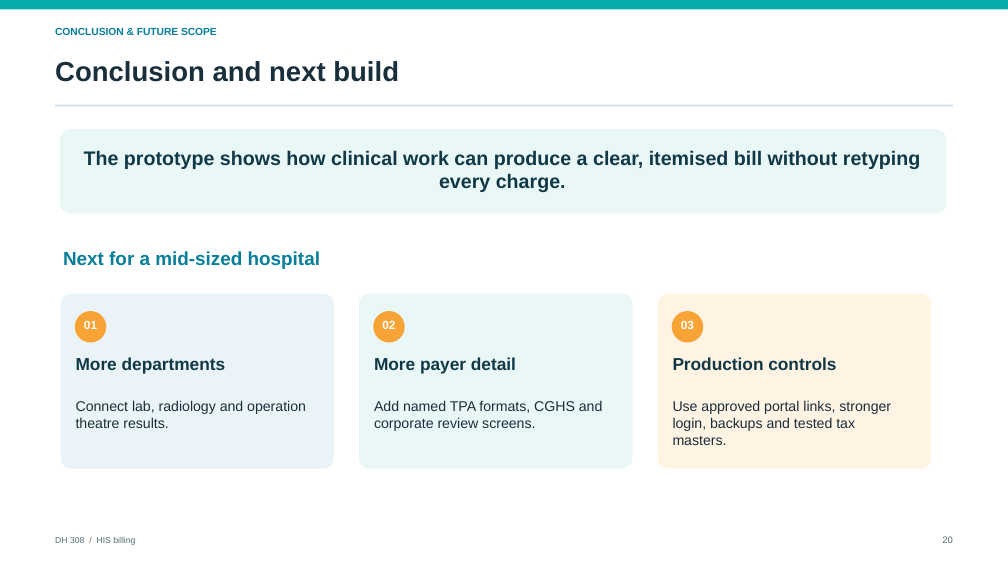
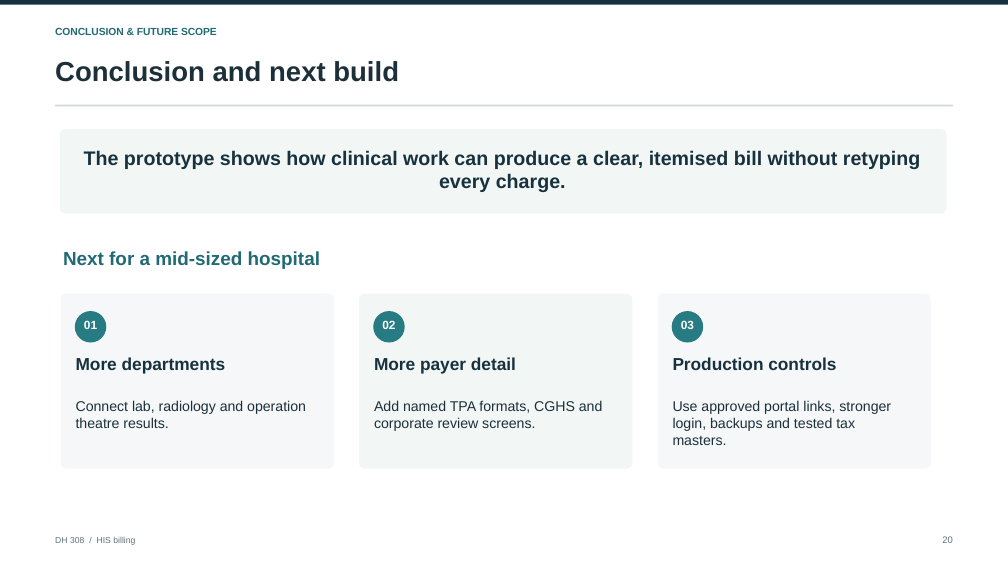
Before and after one commit to Osama-Bin-Lagging/tiveri-billing, a slide deck: slide 20 of presentation/DH308_HIS_Billing_Final.pptx. Drawn at 1008x567 pixels with LibreOffice and Linux fonts; fonts in the diff are those of the drawing. Boxes give left, top, right and bottom in pixels: in the first picture for what was removed or moved away, otherwise in the second. Text is boxed around its words. In the diff, an @@ line names an element or a change of style, - is before the commit and + after.

Commit message:
Refine final presentation design

```diff
--- a/presentation/DH308_HIS_Billing_Final.pptx
+++ b/presentation/DH308_HIS_Billing_Final.pptx
@@ rectangle: place and size @@
-rectangle at [0, 0, 1008, 9]
+rectangle at [0, 0, 1008, 5]
@@ rectangle at [0, 0, 1008, 5]: fill #05ACA9 to #17323E @@
@@ text "CONCLUSION & FUTURE SCOPE" at [55, 28, 217, 35]: text colour #087E9B to #216A75 @@
@@ text "Next for a mid-sized hospital" at [63, 251, 320, 269]: text colour #087E9B to #216A75 @@
@@ rounded rectangle at [60, 294, 333, 469]: fill #EAF4F8 to #F5F7F8; proportions changed @@
@@ rounded rectangle at [359, 294, 632, 469]: fill #E9F8F6 to #F2F6F5; proportions changed @@
@@ rounded rectangle at [658, 294, 931, 469]: fill #FFF3E4 to #F5F7F8; proportions changed @@
@@ fill #F7A336 to #267C82 in 3 elements at [75, 311, 107, 343], [374, 311, 405, 343], [672, 311, 704, 343] @@
@@ text "Production controls" at [673, 357, 836, 370]: text colour #113847 to #17323E @@
@@ text "Use approved portal links, stronger ..." at [673, 400, 891, 445]: text colour #192F3B to #1D303A @@
```
Also in this commit, not shown: 20 other slides changed.
